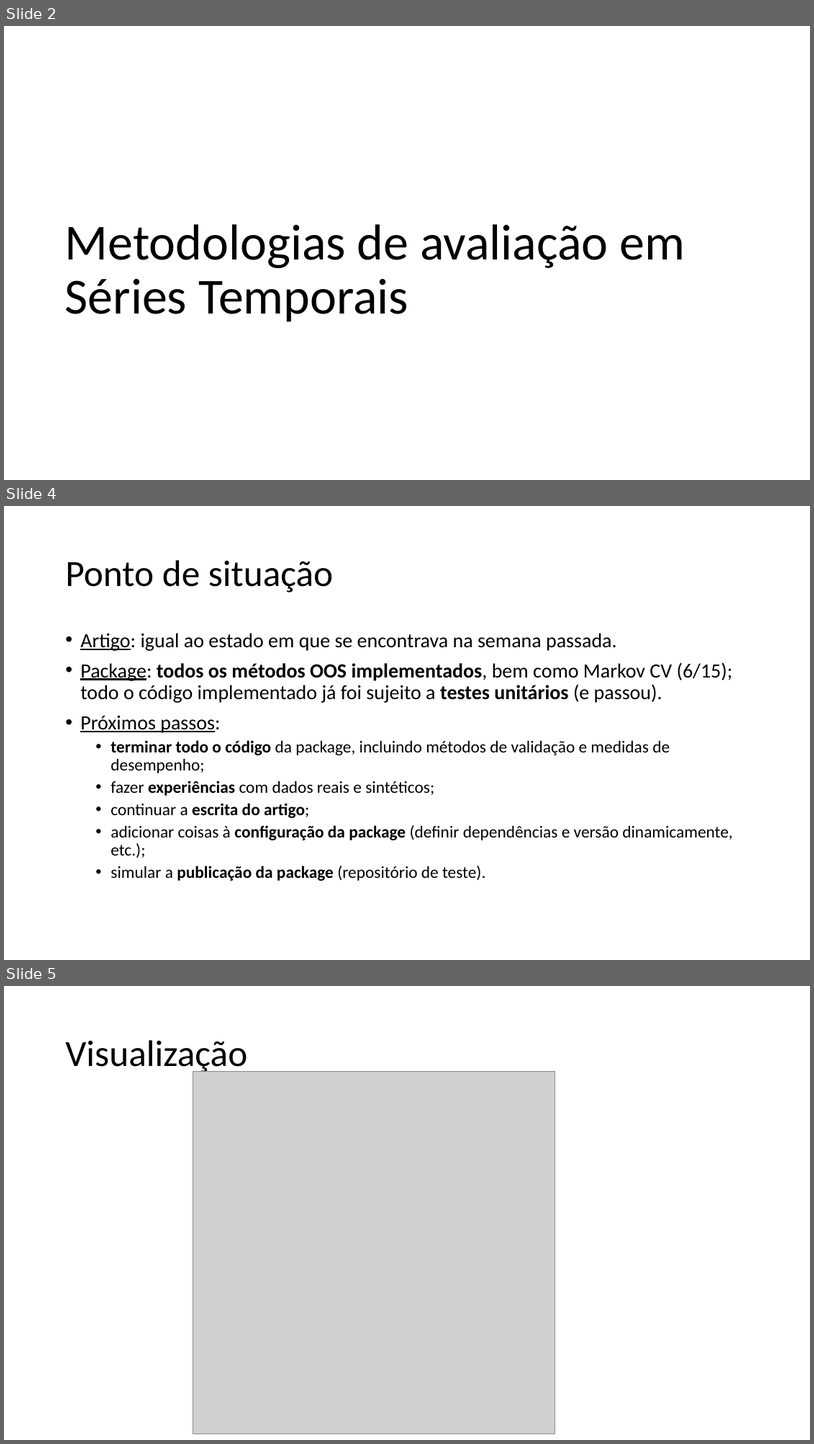
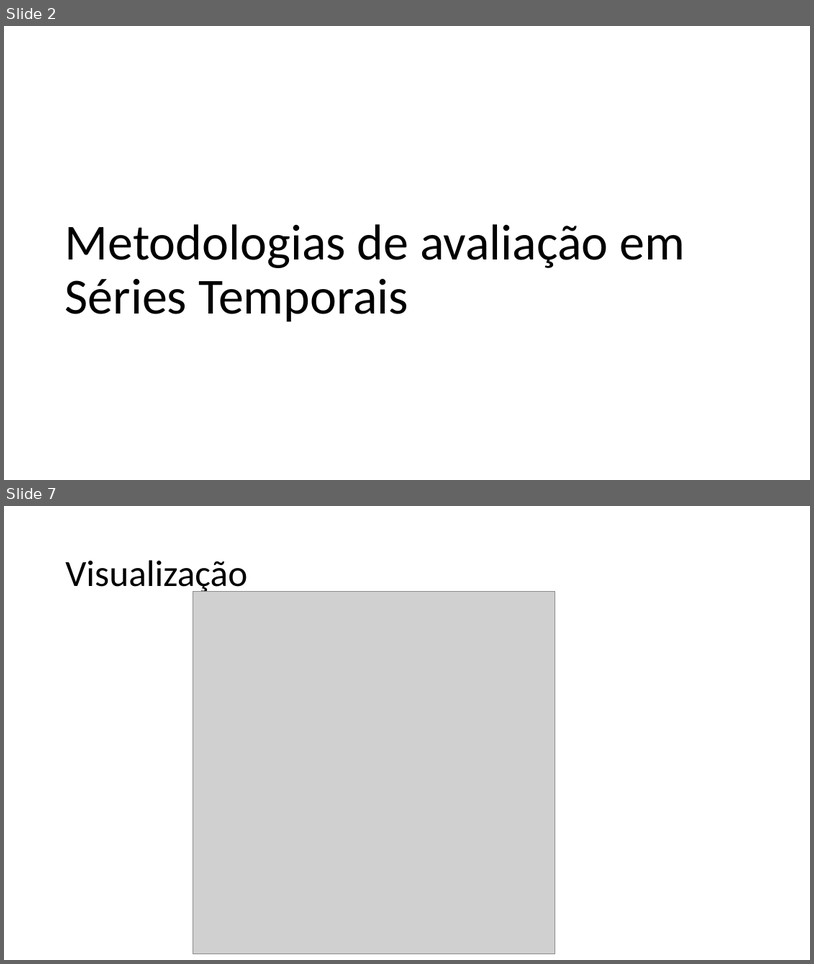
Before and after one commit to MiguelLoureiro98/timecave, a slide deck: papers/.ppt/TimeSeriesCV_03052024.pptx. Shown one above the other, each under a label of ours: slides 2, 4 and 5 before the commit, slides 2 and 7 after it; the slides between them are not shown. The pictures are 814x1444 and 814x964 pixels, drawn with LibreOffice and Linux fonts; fonts in the diff are those of the drawing; grey boxes stand for pictures. Boxes give left, top, right and bottom in pixels: in the first picture for what was removed or moved away, otherwise in the second. Text is boxed around its words. In the diff, an @@ line names an element or a change of style, - is before the commit and + after.

```diff
--- a/papers/.ppt/TimeSeriesCV_03052024.pptx
+++ b/papers/.ppt/TimeSeriesCV_03052024.pptx
@@ slide 4 removed at (4,506,810,960), background #FFFFFF @@
@@ title removed at (65,560,333,592) @@
-Ponto de situação
@@ text removed at (80,633,733,880) @@
-• Artigo: igual ao estado em que se encontrava na semana passada.
-• Package: todos os métodos OOS implementados, bem como Markov CV (6/15); todo o código implementado já foi sujeito a testes unitários (e passou).
-• Próximos passos:
-  • terminar todo o código da package, incluindo métodos de validação e medidas de desempenho;
-  • fazer experiências com dados reais e sintéticos;
-  • continuar a escrita do artigo;
-  • adicionar coisas à configuração da package (definir dependências e versão dinamicamente, etc.);
-  • simular a publicação da package (repositório de teste).
@@ what was slide 5 is now slide 7 @@
```
Also in this commit, not shown: 3 slides changed, 3 slides added, 1 other slide removed.
